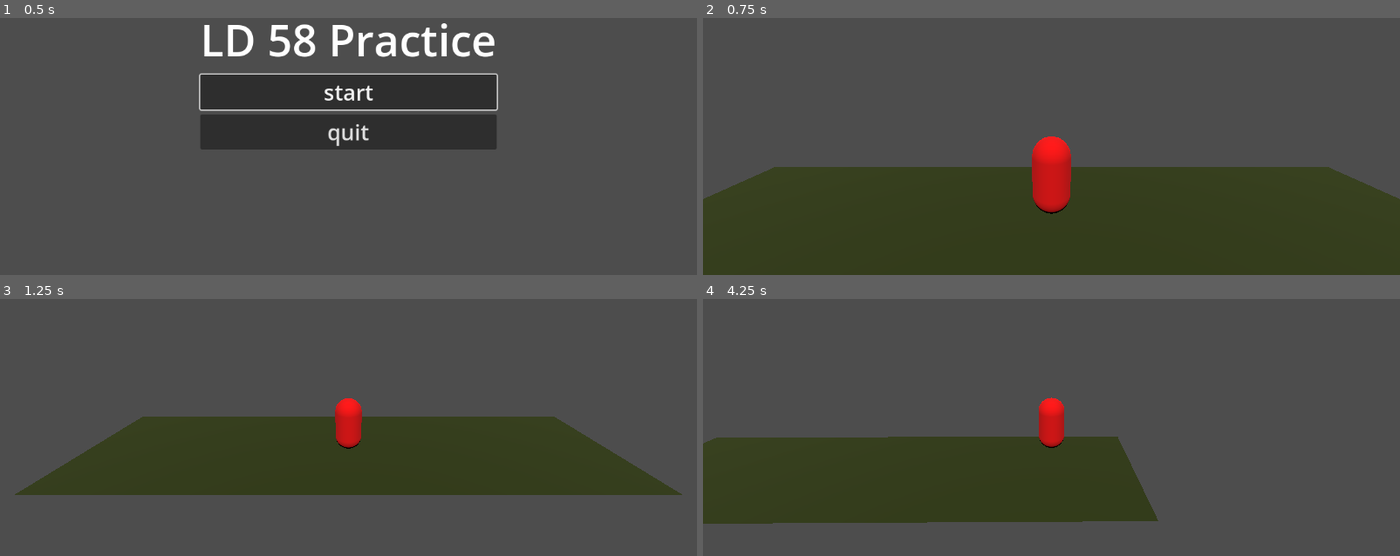
Above: before the commit, frames 1-4 (two rows, left to right).
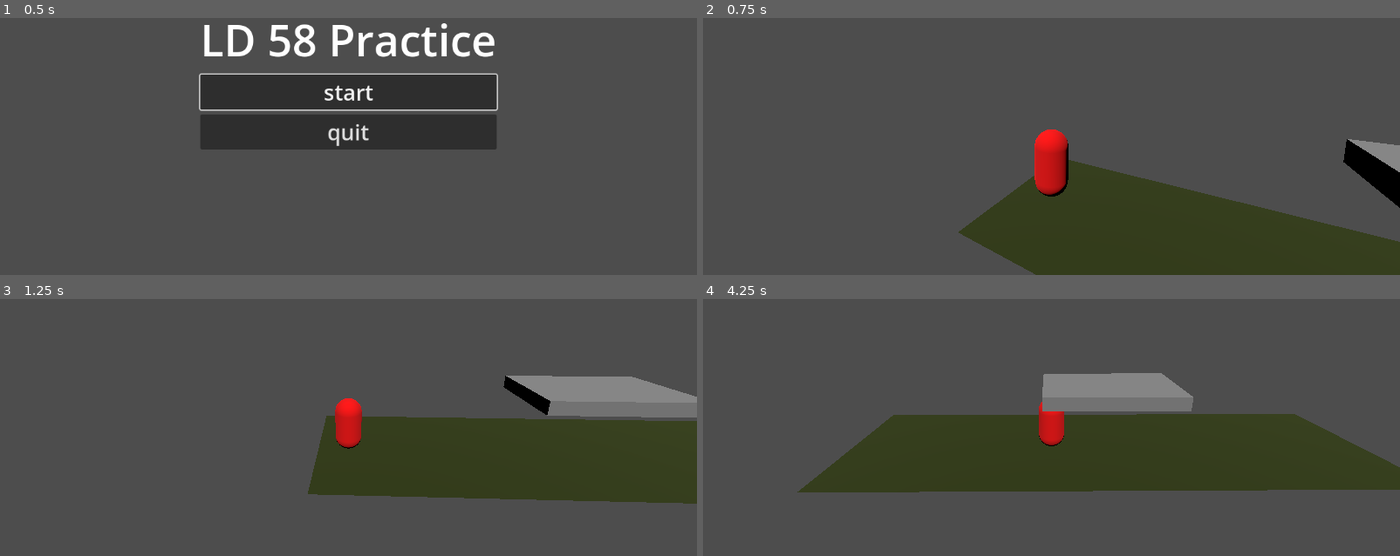
Above: after the commit, the same moments.

Repository: mswieboda/ld-58-practice
Game: Godot game, scene res://scenes/main_menu.tscn
Two runs of this game, one before a commit and one after it. Both use one fixed random seed, a clock stepped at 60 frames per second and the inputs below.
Inputs:
- Up to frame 1 (0.5 s): no input
- Up to frame 2 (0.75 s): click "start" at 0.5 s
- Up to frame 3 (1.25 s): no input
- Up to frame 4 (4.25 s): hold D (move_right) 1.28-2.03 s; tap Space (jump) at 1.52, 2.27, 3.77 s; hold S (move_down) 2.03-2.78 s; hold D (move_right) 2.78-3.53 s; hold W (move_up) from 3.53 s (still down)

Frame 1 is identical in both runs. In frame 2, 25% of the frame differs, in the area x 0-100%, y 43-100%; in frame 3, 18%; in frame 4, 27%, in the area x 0-100%, y 28-88%.

Commit message:
adds configurable sized platforms

Diff:
--- /dev/null
+++ b/objs/platform/platform.gd
@@ -0,0 +1,54 @@
+@tool
+extends StaticBody3D
+
+# Configurable platform dimensions
+@export var platform_length: float = 5.0:
+    set(value):
+        platform_length = value
+        update_platform()
+
+@export var platform_width: float = 2.5:
+    set(value):
+        platform_width = value
+        update_platform()
+
+@export var platform_height: float = 0.5:
+    set(value):
+        platform_height = value
+        update_platform()
+
+# References to child nodes
+@onready var mesh_instance: MeshInstance3D = $mesh
+@onready var collision_shape: CollisionShape3D = $collision
+
+func _ready():
+    # Initial setup
+    update_platform()
+
+func update_platform():
+    # Only update if nodes exist (needed for editor updates)
+    if not is_inside_tree():
+        return
+
+    if not mesh_instance or not collision_shape:
+        return
+
+    # Update mesh
+    if mesh_instance.mesh is BoxMesh:
+        mesh_instance.mesh.size = Vector3(platform_length, platform_height, platform_width)
+
+    # Update collision
+    if collision_shape.shape is BoxShape3D:
+        collision_shape.shape.size = Vector3(platform_length, platform_height, platform_width)
+
+# This allows live updates in the editor
+func _get_configuration_warnings() -> PackedStringArray:
+    var warnings = PackedStringArray()
+
+    if not has_node("mesh"):
+        warnings.append("Platform needs a MeshInstance3D child node named $mesh")
+
+    if not has_node("collision"):
+        warnings.append("Platform needs a CollisionShape3D child node named $collision")
+
+    return warnings
--- /dev/null
+++ b/objs/platform/platform.tscn
@@ -0,0 +1,18 @@
+[gd_scene load_steps=4 format=3 uid="uid://dj7vr8hq0dgxh"]
+
+[ext_resource type="Script" uid="uid://d3kk74kcufh4x" path="res://objs/platform/platform.gd" id="1_8fw34"]
+
+[sub_resource type="BoxShape3D" id="BoxShape3D_1yxyn"]
+size = Vector3(5, 0.5, 2)
+
+[sub_resource type="BoxMesh" id="BoxMesh_cg1pt"]
+size = Vector3(5, 0.5, 2)
+
+[node name="platform" type="StaticBody3D"]
+script = ExtResource("1_8fw34")
+
+[node name="collision" type="CollisionShape3D" parent="."]
+shape = SubResource("BoxShape3D_1yxyn")
+
+[node name="mesh" type="MeshInstance3D" parent="."]
+mesh = SubResource("BoxMesh_cg1pt")
--- a/scenes/world.gd
+++ /dev/null
@@ -1 +0,0 @@
-extends Node3D
--- a/scenes/world.tscn
+++ b/scenes/world.tscn
@@ -1,8 +1,8 @@
 [gd_scene load_steps=8 format=3 uid="uid://c7whyevruygfq"]
 
-[ext_resource type="Script" uid="uid://n8bbg7f2vtnm" path="res://scenes/world.gd" id="1_4wyf3"]
 [ext_resource type="PackedScene" uid="uid://ga0j1k060ypk" path="res://objs/player/player.tscn" id="1_nnsk1"]
 [ext_resource type="Script" uid="uid://cwrgjg5roo6ma" path="res://scenes/camera.gd" id="2_rwgxs"]
+[ext_resource type="PackedScene" uid="uid://dj7vr8hq0dgxh" path="res://objs/platform/platform.tscn" id="4_71j4m"]
 [ext_resource type="PackedScene" uid="uid://c17e7ny0b65ei" path="res://objs/pause_menu/pause_menu.tscn" id="4_k0juu"]
 
 [sub_resource type="WorldBoundaryShape3D" id="WorldBoundaryShape3D_e5uuo"]
@@ -14,7 +14,6 @@
 albedo_color = Color(0.18431373, 0.22745098, 0, 1)
 
 [node name="world" type="Node3D"]
-script = ExtResource("1_4wyf3")
 
 [node name="PauseMenu" parent="." instance=ExtResource("4_k0juu")]
 
@@ -38,4 +37,9 @@
 surface_material_override/0 = SubResource("StandardMaterial3D_rwgxs")
 
 [node name="player" parent="." instance=ExtResource("1_nnsk1")]
-transform = Transform3D(1, 0, 0, 0, 1, 0, 0, 0, 1, 0, 1.199, 0)
+transform = Transform3D(1, 0, 0, 0, 1, 0, 0, 0, 1, -8.84713, 1.199, 0)
+
+[node name="platforms" type="Node3D" parent="."]
+
+[node name="platform" parent="platforms" instance=ExtResource("4_71j4m")]
+transform = Transform3D(1, 0, 0, 0, 1, 0, 0, 0, 1, 0, 2.3224983, 0)
Not shown, added: objs/platform/platform.gd.uid
Not shown, removed: scenes/world.gd.uid
